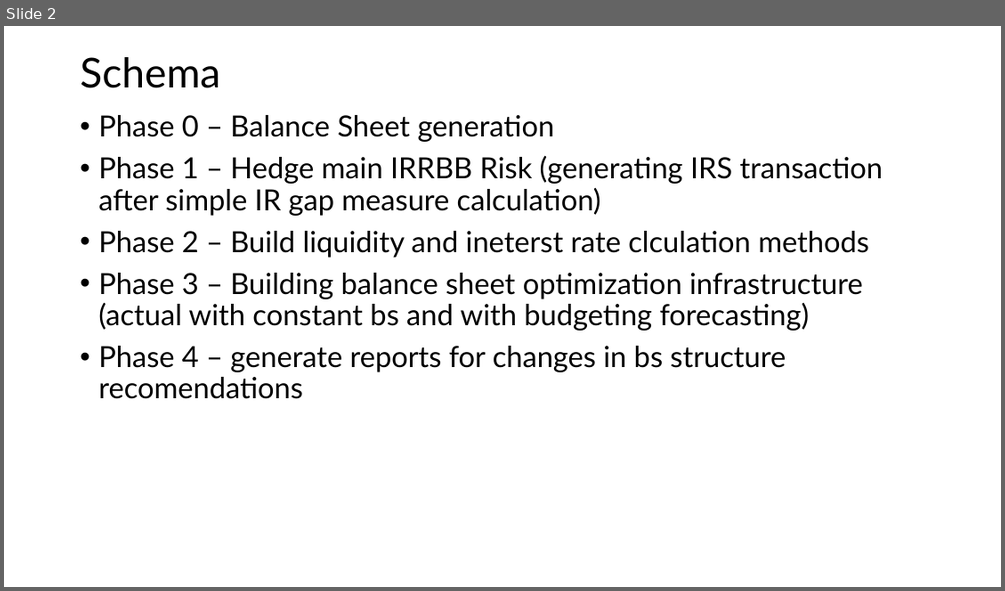
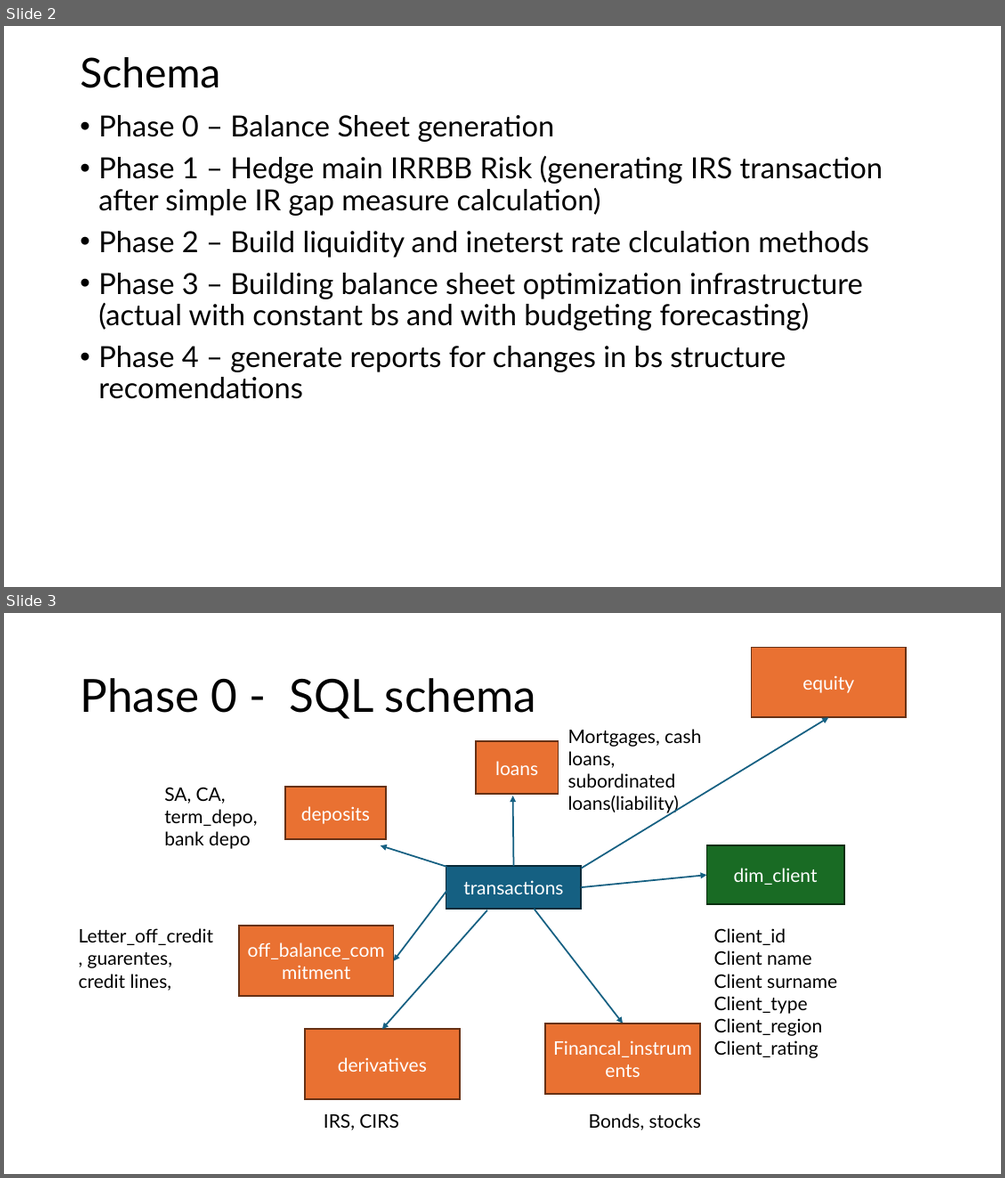
Before and after one commit to dzimius/LabBank, a slide deck: balance_generate/plan_projektu_bank.pptx. Shown one above the other, each under a label of ours: slide 2 before the commit, slides 2 and 3 after it. The pictures are 1005x591 and 1005x1178 pixels, drawn with LibreOffice and Linux fonts; fonts in the diff are those of the drawing. Boxes give left, top, right and bottom in pixels: in the first picture for what was removed or moved away, otherwise in the second. Text is boxed around its words. In the diff, an @@ line names an element or a change of style, - is before the commit and + after.

Commit message:
investment add and generating balances fun create

```diff
--- a/balance_generate/plan_projektu_bank.pptx
+++ b/balance_generate/plan_projektu_bank.pptx
@@ slide 3 added at box(4, 613, 1001, 1174), background #FFFFFF @@
@@ rectangle added at box(751, 648, 906, 718), fill #E97132, outline #663216 1.5 pt, 18 pt, text #FFFFFF @@
+equity
@@ title added at box(80, 678, 536, 719), 44 pt, text #000000 @@
+Phase 0 - SQL schema
@@ arrow added from (582, 868) to (829, 718), #156082 1.5 pt @@
@@ rectangle added at box(476, 742, 558, 794), fill #E97132, outline #663216 1.5 pt, 18 pt, text #FFFFFF @@
+loans
@@ text added at box(568, 729, 701, 814), 18 pt, text #000000 @@
+Mortgages, cash loans, subordinated loans(liability)
@@ text added at box(164, 787, 257, 849), 18 pt, text #000000 @@
+SA, CA, term_depo, bank depo
@@ rectangle added at box(286, 787, 386, 839), fill #E97132, outline #663216 1.5 pt, 18 pt, text #FFFFFF @@
+deposits
@@ arrow added from (514, 866) to (513, 795), #156082 1.5 pt @@
@@ arrow added from (446, 867) to (380, 845), #156082 1.5 pt @@
@@ rectangle added at box(707, 845, 844, 905), fill #196B24, outline #0B2F10 1.5 pt, 18 pt, text #FFFFFF @@
+dim_client
@@ arrow added from (464, 868) to (394, 961), #156082 1.5 pt @@
@@ rectangle added at box(446, 866, 582, 908), fill #156082, outline #092A39 1.5 pt, 18 pt, text #FFFFFF @@
+transactions
@@ arrow added from (582, 887) to (707, 875), #156082 1.5 pt @@
@@ text added at box(79, 928, 214, 990), 18 pt, text #000000 @@
+Letter_off_credit, guarentes, credit lines,
@@ rectangle added at box(239, 925, 394, 996), fill #E97132, outline #663216 1.5 pt, 18 pt, text #FFFFFF @@
+off_balance_commitment
@@ arrow added from (487, 910) to (382, 1029), #156082 1.5 pt @@
@@ arrow added from (534, 908) to (623, 1023), #156082 1.5 pt @@
@@ text added at box(714, 928, 837, 1058), 18 pt, text #000000 @@
+Client_id
+Client name
+Client surname
+Client_type
+Client_region
+Client_rating
@@ rectangle added at box(305, 1029, 460, 1099), fill #E97132, outline #663216 1.5 pt, 18 pt, text #FFFFFF @@
+derivatives
@@ rectangle added at box(545, 1023, 700, 1094), fill #E97132, outline #663216 1.5 pt, 18 pt, text #FFFFFF @@
+Financal_instruments
@@ text added at box(324, 1113, 398, 1130), 18 pt, text #000000 @@
+IRS, CIRS
@@ text added at box(589, 1113, 701, 1130), 18 pt, text #000000 @@
+Bonds, stocks
```
Also in this commit, not shown: 1 other slide added, 32 other files.
